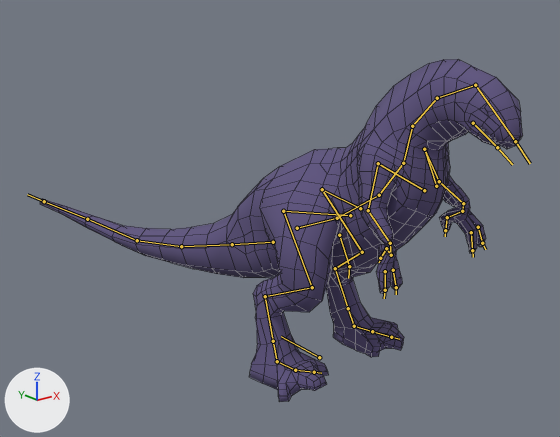
A saved change to the Blender file rigs/kaiju/animation-kaiju-tail-attack.blend.
The view is the same before and after, from a 50 mm camera at (-2.87, -3.2, 2.24) aimed at (0.21, 0.65, 0.7). Arrows for +X, +Y and +Z are at lower left; the lights stay in place. Both versions are drawn at frame 58 of the action 'Tail Attack'; the numbers are the values there. The bones that bend it are drawn over the model as lines. Mesh edges are drawn as thin lines.

Names of what the first picture shows: 'Dinosaur'.
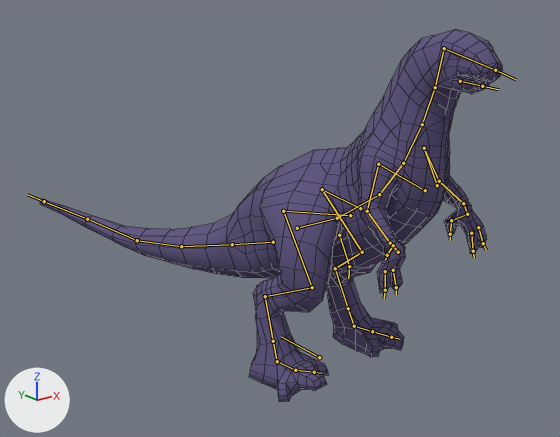
Commit message: re-position kaiju spine a bit better for auto-skinning algorithm

What the commit changed:
Bone 'DRV_Spine_3.001' (bone_drv_spine_3_001) turns from (30, 5, 4) to (0, 0, 0) degrees about its own x, y and z.

Changed parts and their boxes (x1, y1, x2, y2) in the pictures (560 x 437 px):
'Dinosaur', posed (9% taller): before (40, 59, 523, 402); after (40, 29, 502, 402)
